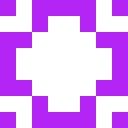
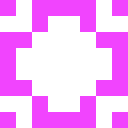
Comparing the layer stacks of the two (128, 128) images. Changes:
added layer "Layer 5" above "Layer 4" over [0, 0, 128, 128]
